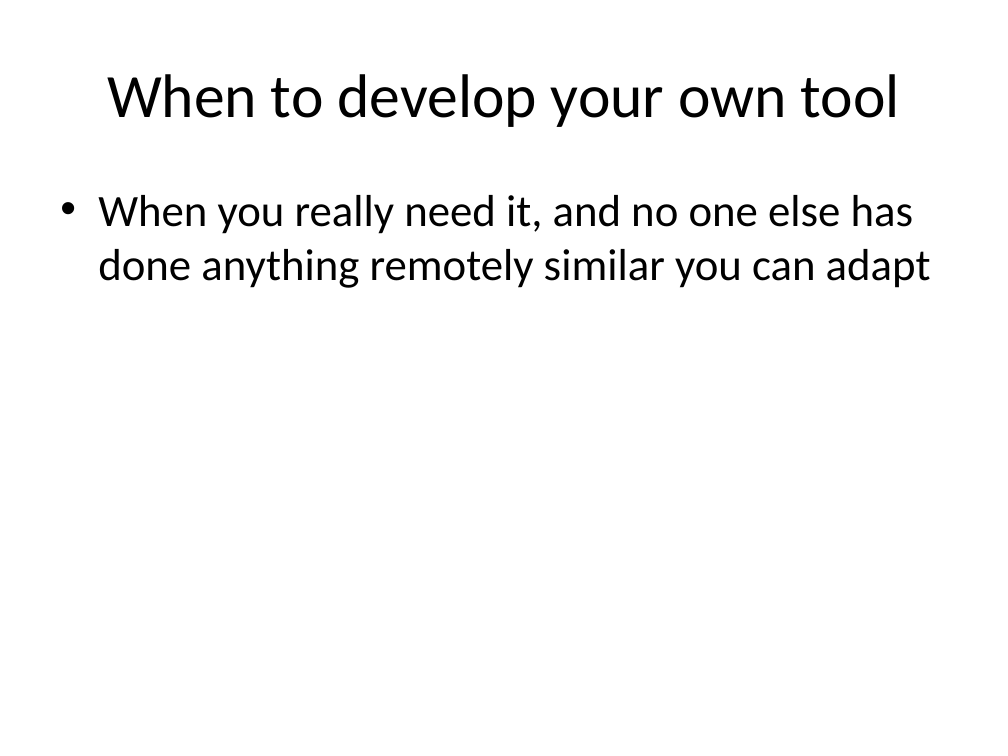
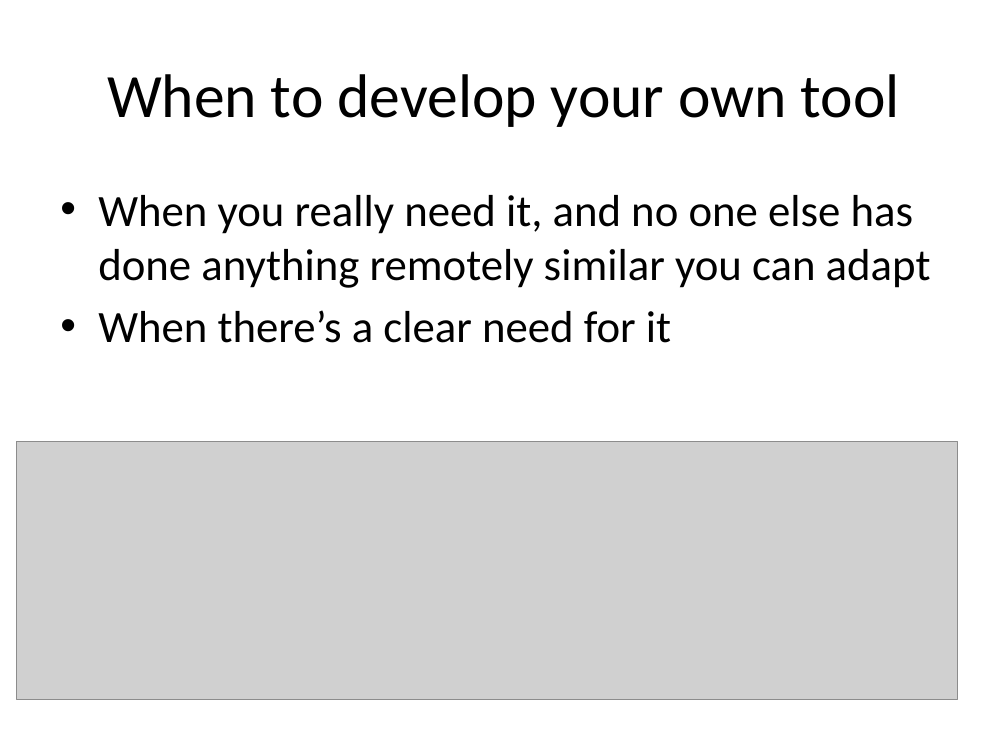
Before and after one commit to lkloh/USArray, a slide deck: slide 22 of BasicsOfCoding/BasicsOfCoding.pptx (slide 21 before the commit). Drawn at 1008x756 pixels with LibreOffice and Linux fonts; fonts in the diff are those of the drawing; grey boxes stand for pictures. Boxes give left, top, right and bottom in pixels: in the first picture for what was removed or moved away, otherwise in the second. Text is boxed around its words. In the diff, an @@ line names an element or a change of style, - is before the commit and + after.

```diff
--- a/BasicsOfCoding/BasicsOfCoding.pptx
+++ b/BasicsOfCoding/BasicsOfCoding.pptx
@@ text at bbox=[98, 310, 671, 343]: paragraph added @@
+• When there’s a clear need for it
@@ picture added at bbox=[17, 442, 958, 700] @@
```
Also in this commit, not shown: 9 other slides changed, 1 slide added, 13 other files.
